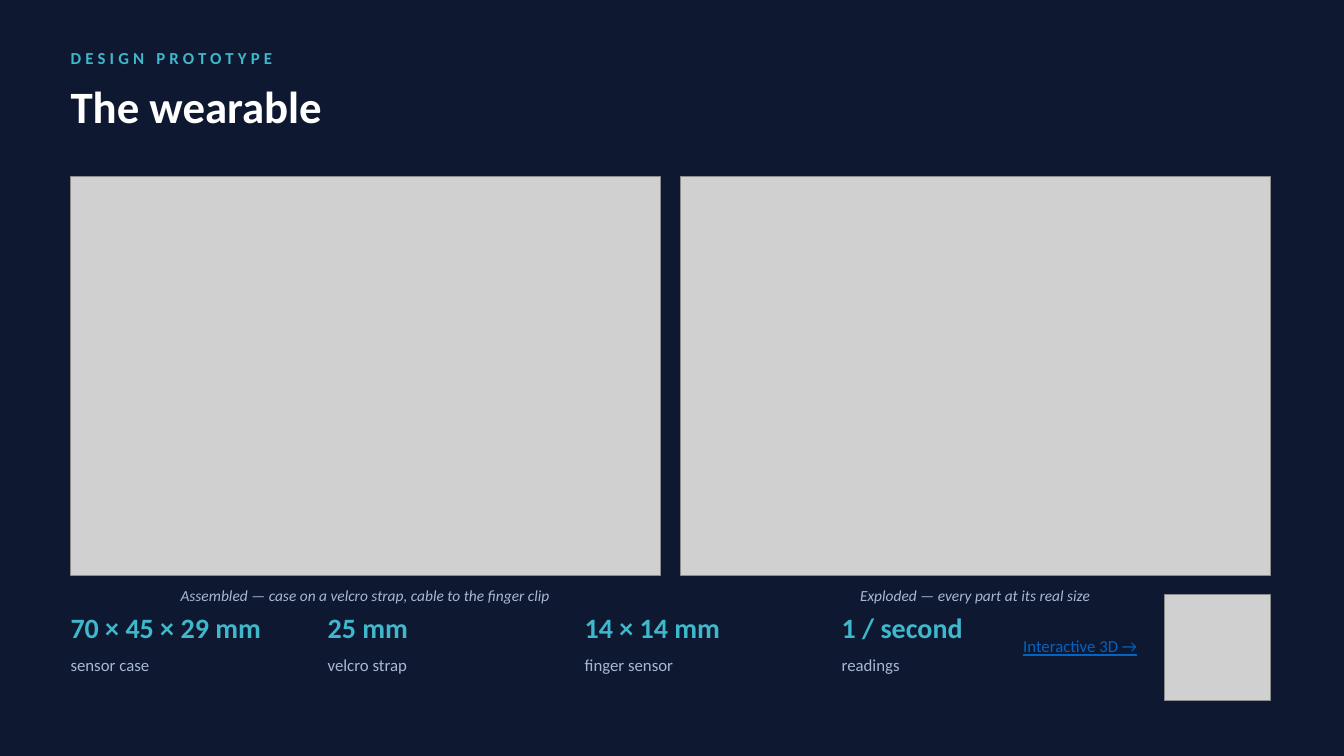
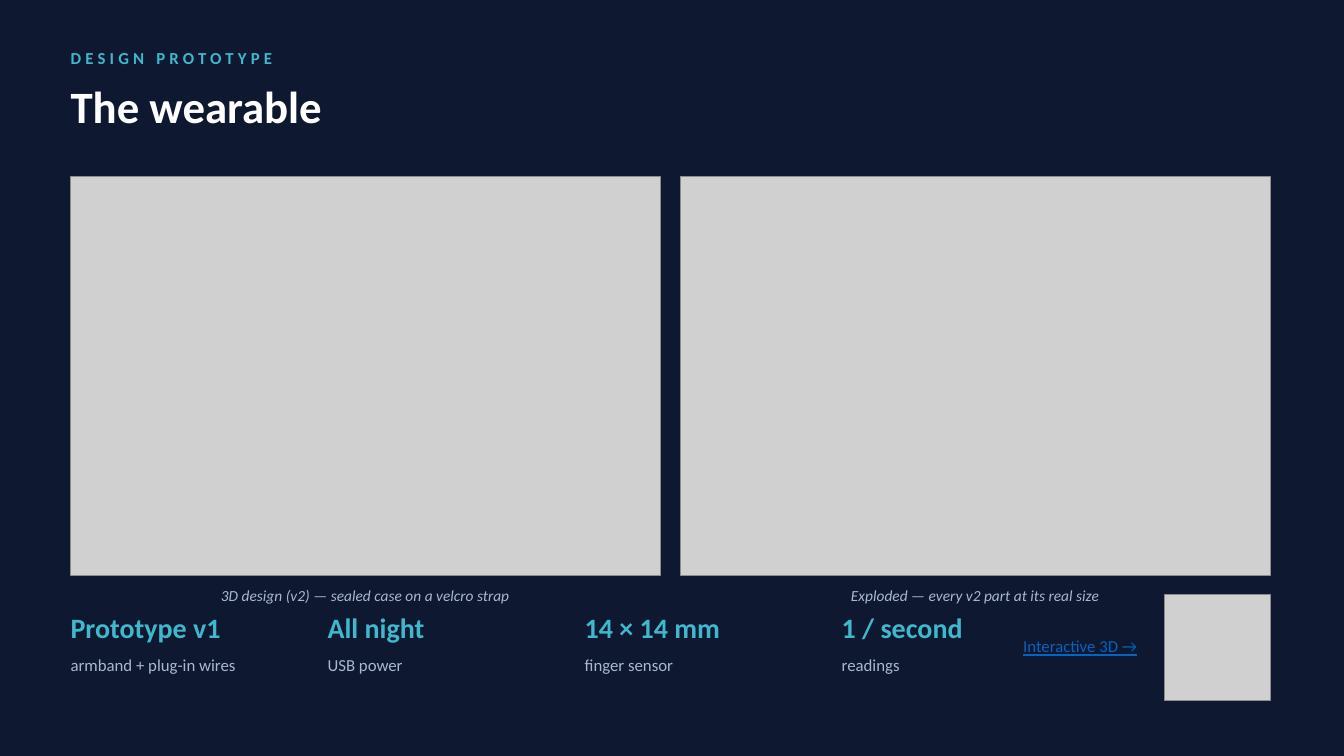
Before and after one commit to gabrielamamanestudent-wq/teetomivV2, a slide deck: slide 4 of science-fair/night-signal/Night_Signal_Presentation.pptx. Drawn at 1344x756 pixels with LibreOffice and Linux fonts; fonts in the diff are those of the drawing; grey boxes stand for pictures. Boxes give left, top, right and bottom in pixels: in the first picture for what was removed or moved away, otherwise in the second. Text is boxed around its words. In the diff, an @@ line names an element or a change of style, - is before the commit and + after.

```diff
--- a/science-fair/night-signal/Night_Signal_Presentation.pptx
+++ b/science-fair/night-signal/Night_Signal_Presentation.pptx
@@ text at (221,590,509,604): text changed @@
-Assembled — case on a velcro strap, cable to the finger clip
+3D design (v2) — sealed case on a velcro strap
@@ text at (851,590,1099,604): text changed @@
-Exploded — every part at its real size
+Exploded — every v2 part at its real size
@@ text at (71,620,220,643): text changed @@
-70 × 45 × 29 mm
+Prototype v1
@@ text at (328,618,425,643): text changed @@
-25 mm
+All night
@@ text at (71,659,235,674): text changed @@
-sensor case
+armband + plug-in wires
@@ text at (328,660,403,674): text changed @@
-velcro strap
+USB power
```
Also in this commit, not shown: 6 other slides changed, 11 other files.
